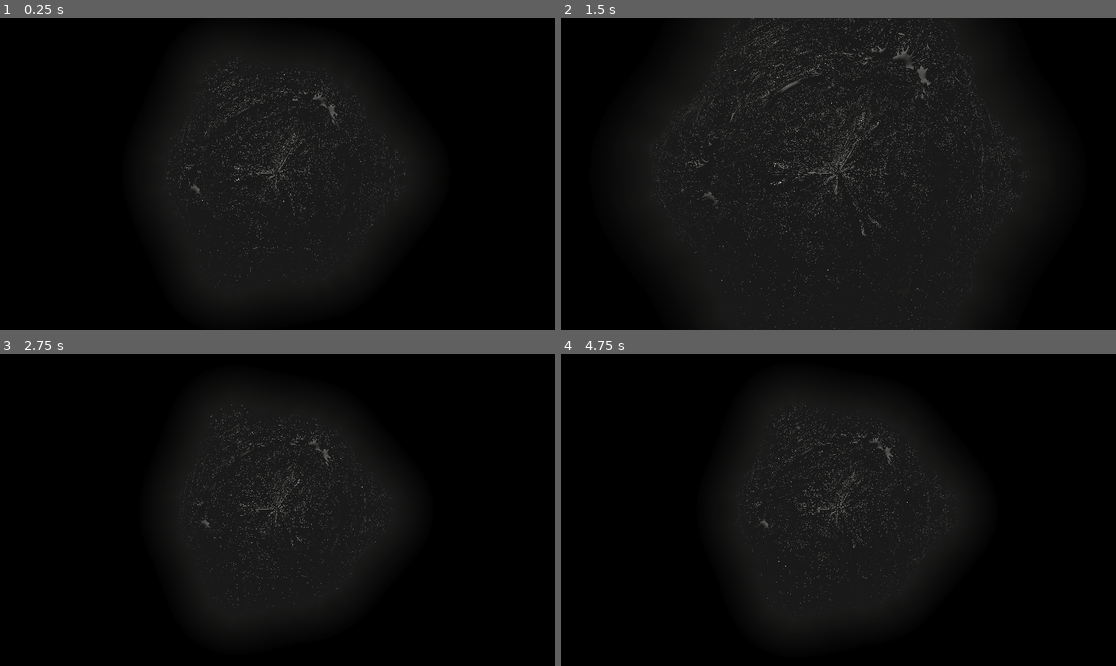
Above: before the commit, frames 1-4 (two rows, left to right).
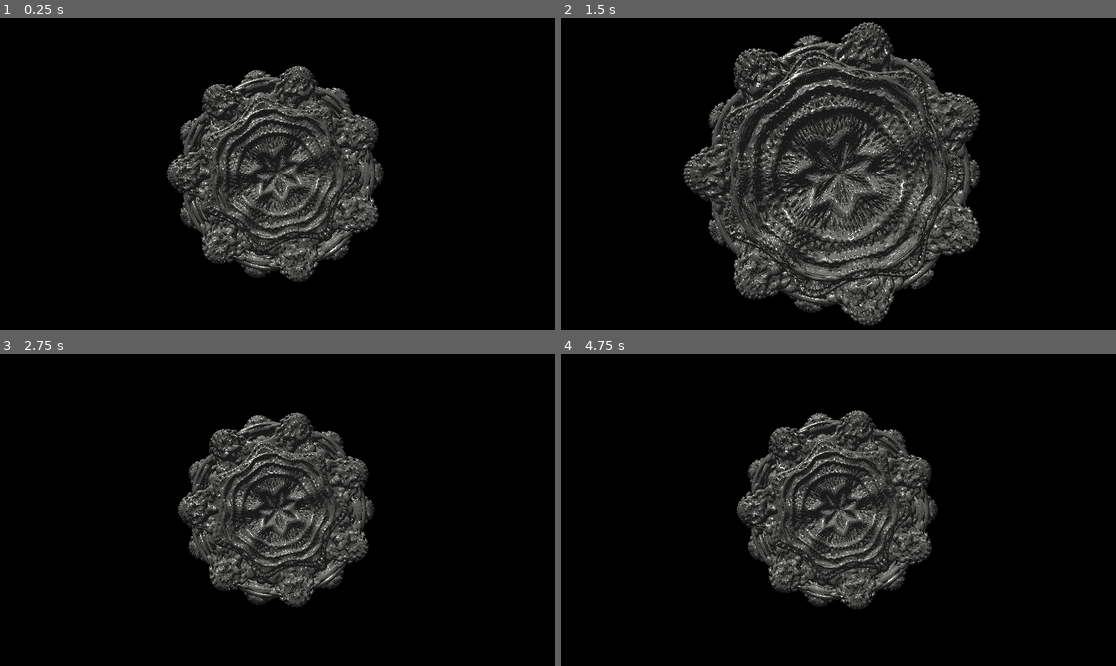
Above: after the commit, the same moments.

Repository: Peter-Pyshnyy/fractal-renderer
Game: Godot game, scene res://modules/renderer/FractalRenderer.tscn
Two runs of this game, one before a commit and one after it. Both use one fixed random seed, a clock stepped at 60 frames per second and the inputs below.
Inputs (mouse positions are in pixels of both pictures, inside the frame that each line leads up to):
- Up to frame 1 (0.25 s): no input
- Up to frame 2 (1.5 s): move the mouse to (960, 158) at 0.52 s; hold D (move_right) 0.53-1.28 s; hold C (switch_camera) 0.53-1.28 s; click (960, 158) at 0.67 s; tap Enter at 1.25 s; move the mouse to (727, 189) at 1.27 s; hold S (move_backward) from 1.28 s (still down); tap C (switch_camera) at 1.35 s
- Up to frame 3 (2.75 s): move the mouse to (333, 441) at 2.02 s; release S (move_backward) at 2.03 s; hold D (move_right) from 2.03 s (still down); hold C (switch_camera) from 2.03 s (still down)
- Up to frame 4 (4.75 s): tap Space at 2.75 s; move the mouse to (810, 572) at 2.77 s; release D (move_right) at 2.78 s; release C (switch_camera) at 2.78 s; hold W (move_forward) 2.78-3.53 s; tap C (switch_camera) at 2.85, 4.35 s; click (810, 572) at 2.92 s; move the mouse to (1005, 556) at 3.52 s; hold C (switch_camera) 3.53-4.28 s; hold A (move_left) from 3.53 s (still down); tap Enter at 4.25 s; move the mouse to (672, 463) at 4.27 s

The runs differ from the first frame. In frame 1, 18% of the frame differs, in the area x 29-74%, y 11-89%; in frame 2, 40%, in the area x 15-85%, y 0-100%; in frame 3, 14%; in frame 4, 14%.

Commit message:
Disable VSync

Diff:
--- a/modules/renderer/FractalRenderer.tscn
+++ b/modules/renderer/FractalRenderer.tscn
@@ -9,7 +9,7 @@
 shader_parameter/globalAmbient = Vector3(0.1, 0.1, 0.1)
 shader_parameter/globalDiffuse = Vector3(0.4, 0.4, 0.4)
 shader_parameter/globalSpecular = Vector3(1, 1, 1)
-shader_parameter/power = 4.025
+shader_parameter/power = 8.0
 shader_parameter/iterations = 10
 shader_parameter/fov = 45.0
 shader_parameter/fovScale = 0.0
--- a/project.godot
+++ b/project.godot
@@ -13,6 +13,10 @@
 config/name="fractal-renderer"
 run/main_scene="uid://dcgcssobxgh5o"
 config/features=PackedStringArray("4.4", "Forward Plus")
+
+[display]
+
+window/vsync/vsync_mode=0
 
 [input]
 
--- a/scripts/camera_rig.gd
+++ b/scripts/camera_rig.gd
@@ -4,7 +4,7 @@
 
 @export var current_mode: CameraMode = CameraMode.ORBIT
 @export var mouse_sensitivity := 0.003
-@export var move_speed := 3.0
+@export var move_speed := 1.0
 @export var orbit_radius := 2.5
 
 @export var zoom_speed := 0.1
--- a/shaders/fragment/mandelbulb.gdshader
+++ b/shaders/fragment/mandelbulb.gdshader
@@ -4,11 +4,13 @@
 #define CUSTOM_SDF_PROVIDED
 #include "res://shaders/includes/color/blinn_phong.gdshaderinc"
 #include "res://shaders/includes/sdfs/sdf_mandelbulb.gdshaderinc"
-#include "res://shaders/includes/rayMarcher/ray_marcher_ER.gdshaderinc"
+//#include "res://shaders/includes/rayMarcher/ray_marcher_ER.gdshaderinc"
+#include "res://shaders/includes/rayMarcher/ray_marcher.gdshaderinc"
 
 void fragment() {
 	vec2 resolution = 1.0 / SCREEN_PIXEL_SIZE;
     vec3 rayDir = getRayDirection(resolution, UV);
-    vec3 raymarchColor = raymarchER(rayDir, resolution.x);
+    //vec3 raymarchColor = raymarchER(rayDir, resolution.x);
+    vec3 raymarchColor = raymarch(rayDir);
     COLOR = vec4(raymarchColor, 1.0);
 }
Not shown, changed: shaders/includes/rayMarcher/ray_marcher.gdshaderinc
Not shown, changed: shaders/includes/rayMarcher/ray_marcher_ER.gdshaderinc
